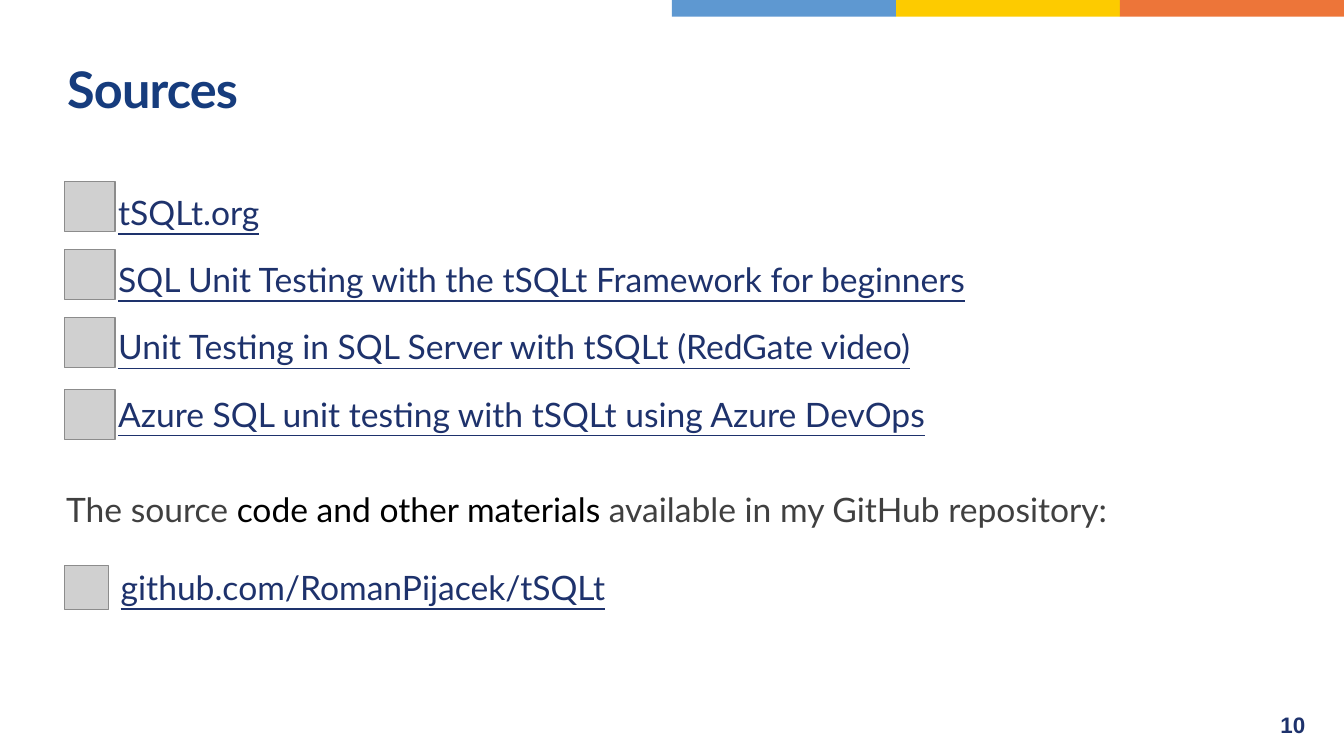
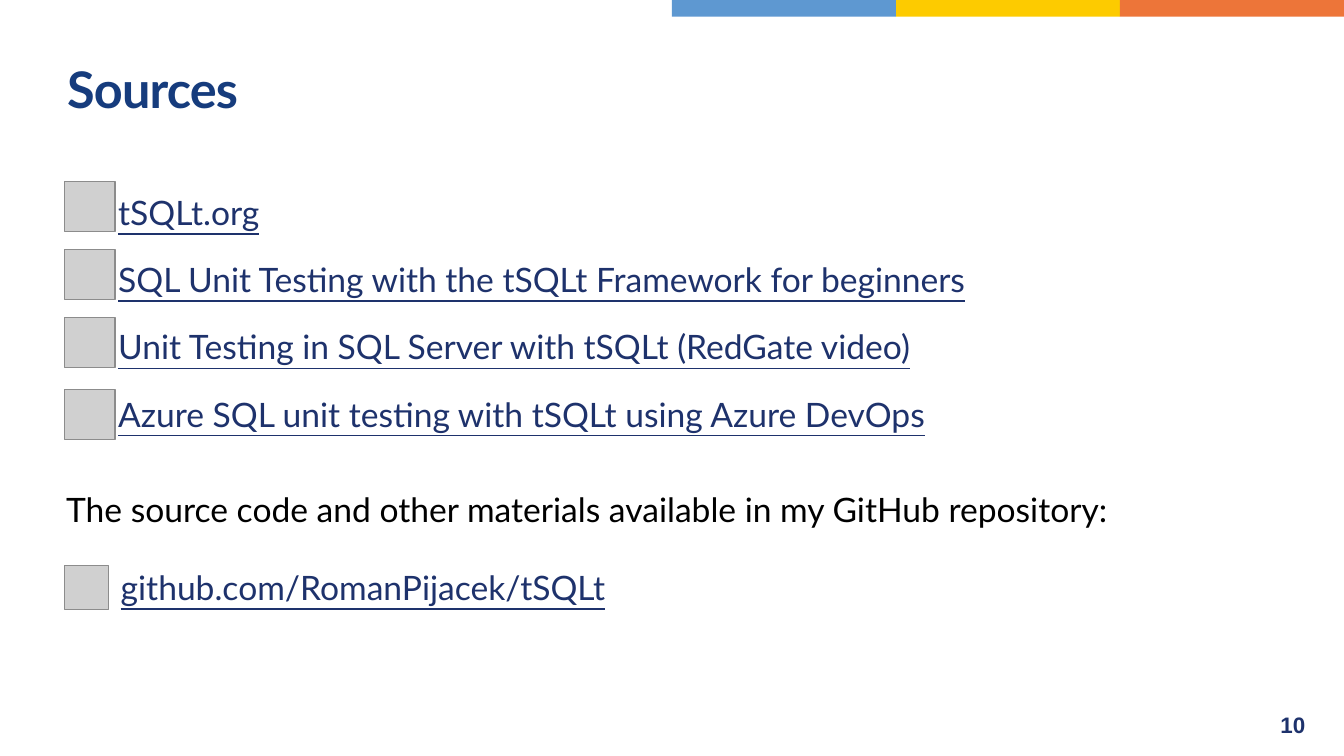
Before and after one commit to RomanPijacek/tSQLt, a slide deck: slide 10 of WUG_2020/tSQLt_Introduction/Presentation/WUG_2020_tSQLt_Introduction.pptx. Drawn at 1344x756 pixels with LibreOffice and Linux fonts; fonts in the diff are those of the drawing; grey boxes stand for pictures. Boxes give left, top, right and bottom in pixels: in the first picture for what was removed or moved away, otherwise in the second. Text is boxed around its words. In the diff, an @@ line names an element or a change of style, - is before the commit and + after.

```diff
--- a/WUG_2020/tSQLt_Introduction/Presentation/WUG_2020_tSQLt_Introduction.pptx
+++ b/WUG_2020/tSQLt_Introduction/Presentation/WUG_2020_tSQLt_Introduction.pptx
@@ text "The source code and other ..." at [66,497,1108,528]: text colour #404040 to #000000 in "The source available in my GitHub repository:" @@
```
Also in this commit, not shown: 1 other slide changed, 18 other files.
